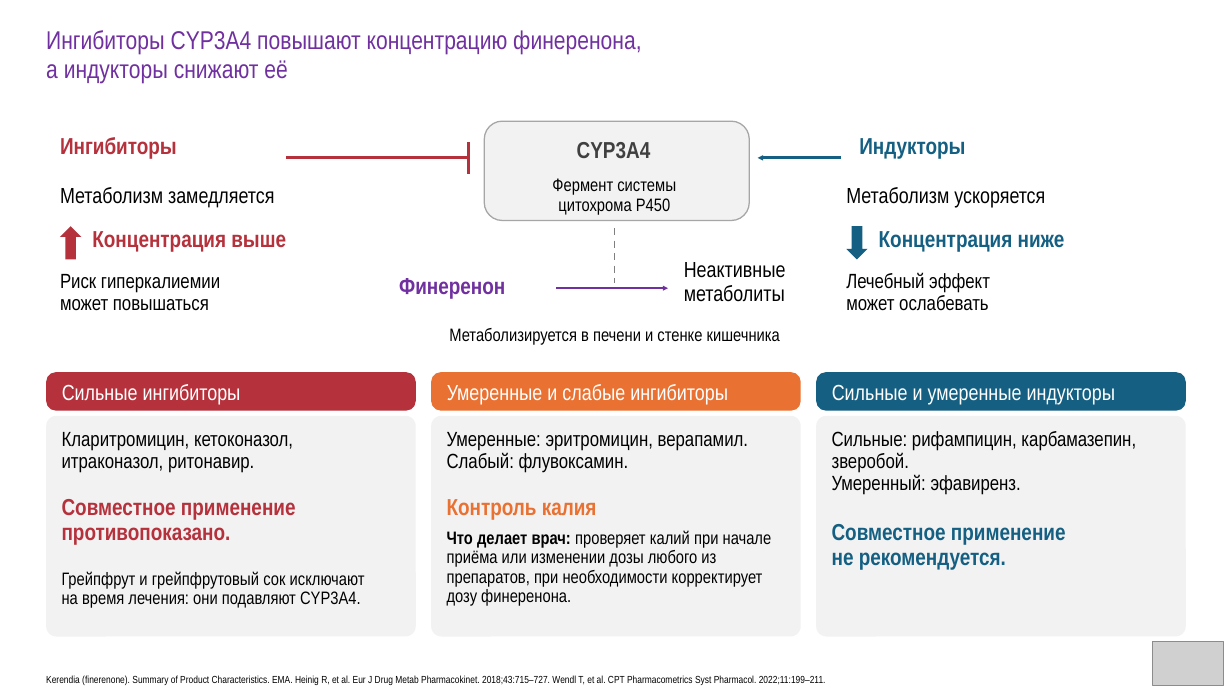
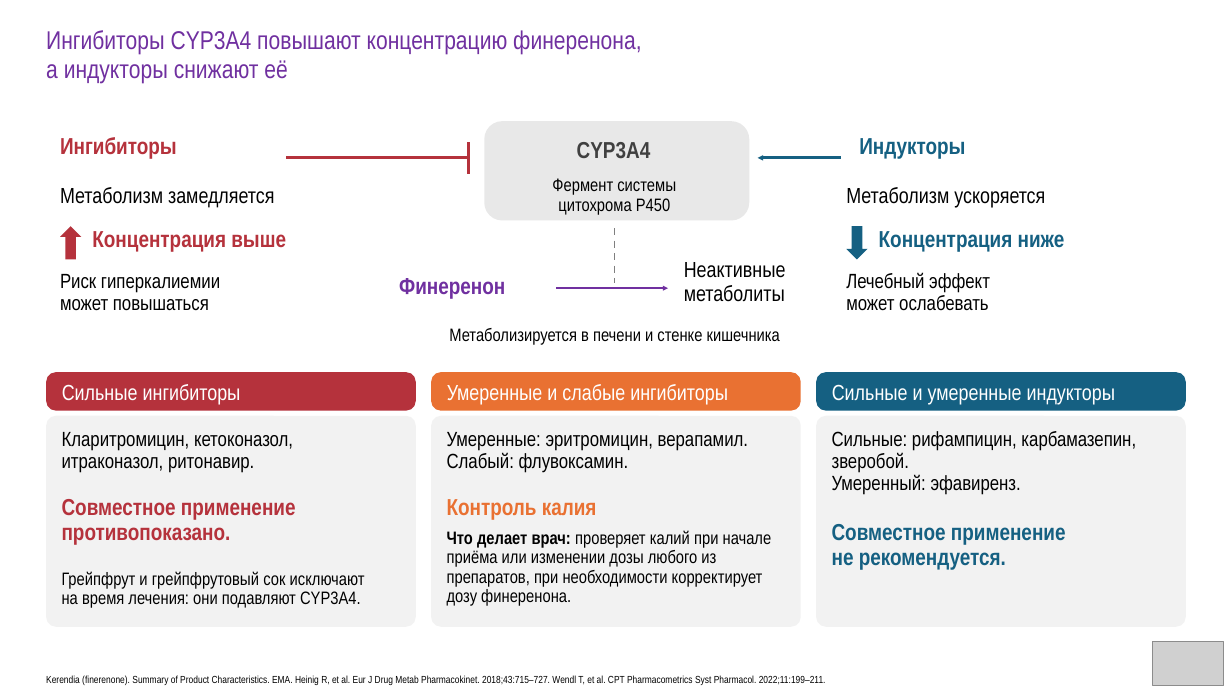
Before and after one commit to drabdulbosit1-eng/my-test-cloud, a slide deck: slide 31 of finerenone/Finerenone_Levin_reviewed.pptx. Drawn at 1232x693 pixels with LibreOffice and Linux fonts; fonts in the diff are those of the drawing; grey boxes stand for pictures. Boxes give left, top, right and bottom in pixels: in the first picture for what was removed or moved away, otherwise in the second. Text is boxed around its words. In the diff, an @@ line names an element or a change of style, - is before the commit and + after.

```diff
--- a/finerenone/Finerenone_Levin_reviewed.pptx
+++ b/finerenone/Finerenone_Levin_reviewed.pptx
@@ rounded rectangle at (484,121,750,220): fill #F2F2F2 to #E8E8E8; outline #A6A6A6 1 pt to none @@
```
Also in this commit, not shown: 2 other slides changed, 1 other file.
